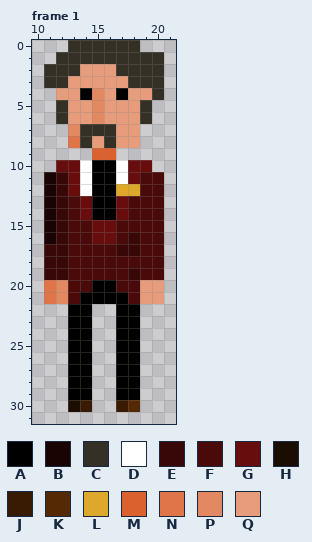
Pixel-art file, stored at HQ_AGS/Assets/Visual/Aseprite_files/JHarker_32_u.aseprite. Above, as it was before the edit.
32x32 pixels, 8 frames. Colours within 5 levels of each other are drawn and written as one. Shown: frame 1: x 10..21, y 0..31.
Palette (. is transparent): A #000000  B #1a0303  C #343026  D #ffffff  E #380707  F #4a0a0a  G #680d0d  H #1b0d01  J #391b03  K #562905  L #dea92a  M #db612e  N #df7548  P #e38962  Q #e79d7c
And afterwards:
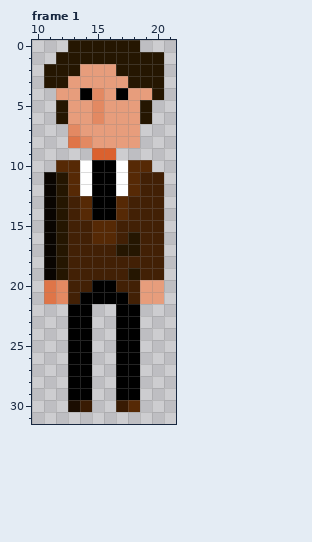
Change:
colour B: #1a0303 -> #0a0501
colour C: #343026 -> #251601
colour F: #4a0a0a -> #422005
Frame 1:
y 7: x 14..16 CCC -> QQQ
y 8: x 14 C -> P; x 16 C -> Q
y 10: x 12..13 GG -> KK; x 18..19 GG -> KK
y 11: x 12..13 EG -> CK; x 18 G -> K
y 12: x 12..13 EG -> CK; x 17..18 LL -> DK
y 13..14: x 12 E -> C; x 14 G -> K; x 17 G -> K
y 15: x 12 E -> C; x 15..16 GG -> KK
y 16: x 12 E -> C; x 15..16 GG -> KK; x 18 E -> C
y 17: x 11..12 EE -> BC; x 17..18 EE -> CC
y 18: x 11..12 EE -> BC
y 19: x 11..12 EE -> BC; x 18 E -> C
